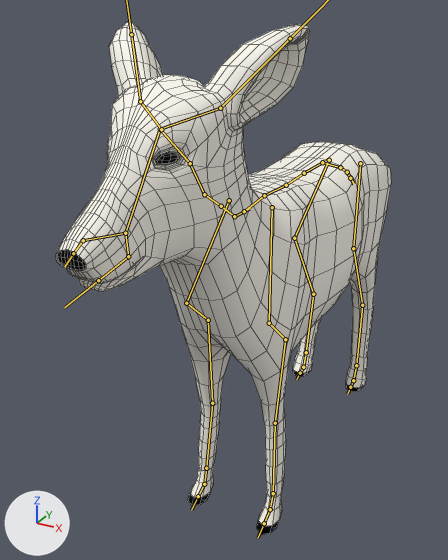
Two versions of the FBX model Hares-and-Bears/Assets/Models/Animals/Deer/FemaleDeerModel.fbx, one commit apart.
Both versions are drawn from a 50 mm lens placed at (3.39, -8.43, 7.03), pointed at (-0.51, -1.36, 3.49). The lights are fixed; the arrows at lower left show +X, +Y and +Z. The bones that bend it are drawn over the model as lines. Mesh edges are drawn as thin lines.

In view in the first picture: 'DeerModel'.
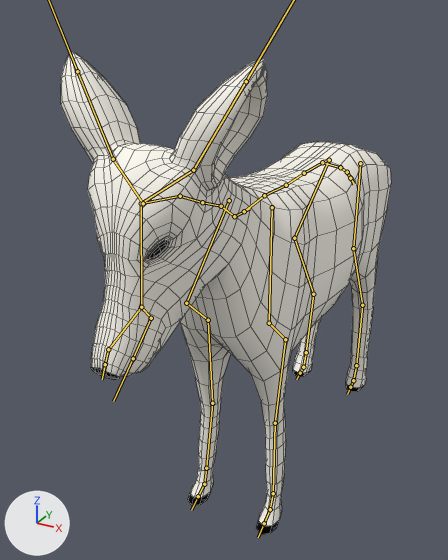
The newer file adds an action. The first version stands in its rest pose; the second is drawn at frame 1 of the action 'DeerArmature|DeerTPoseAnimation'.

What the commit changed:
Bone 'Spine8.002' (bone_spine8_002) turns from (0, 0, 0) to (-12, 0, 0) degrees about its own x, y and z.
Bone 'Spine8.003' (bone_spine8_003) turns from (0, 0, 0) to (-20, 0, 0) degrees about its own x, y and z.

Boxes [x1, y1, x2, y2] around the edits, measured in the pictures (448 x 560 px):
'DeerModel', posed: before [56, 22, 391, 534]; after [61, 52, 391, 534]
bone 'Spine8.002', root to tip: before (221, 206) to (204, 194); after (221, 206) to (202, 202)
bone 'Spine8.003', root to tip: before (204, 194) to (190, 163); after (202, 202) to (180, 196)
